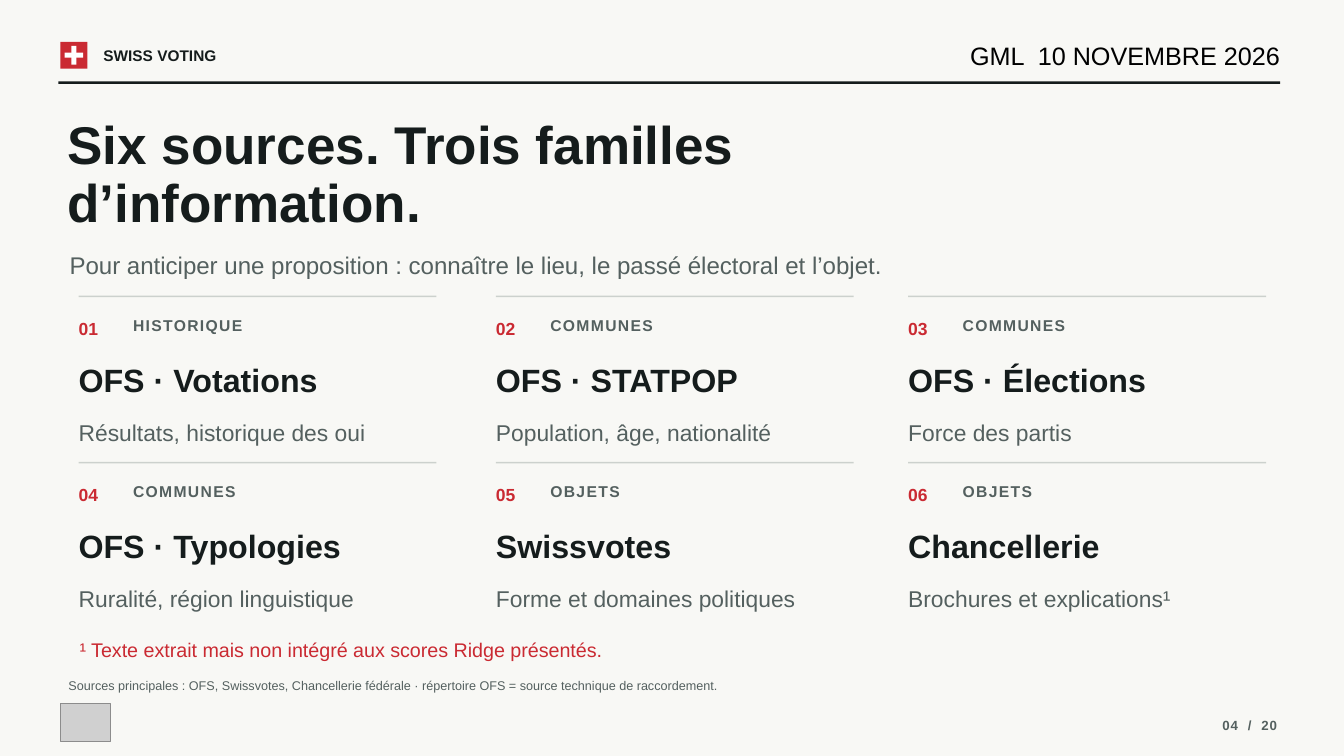
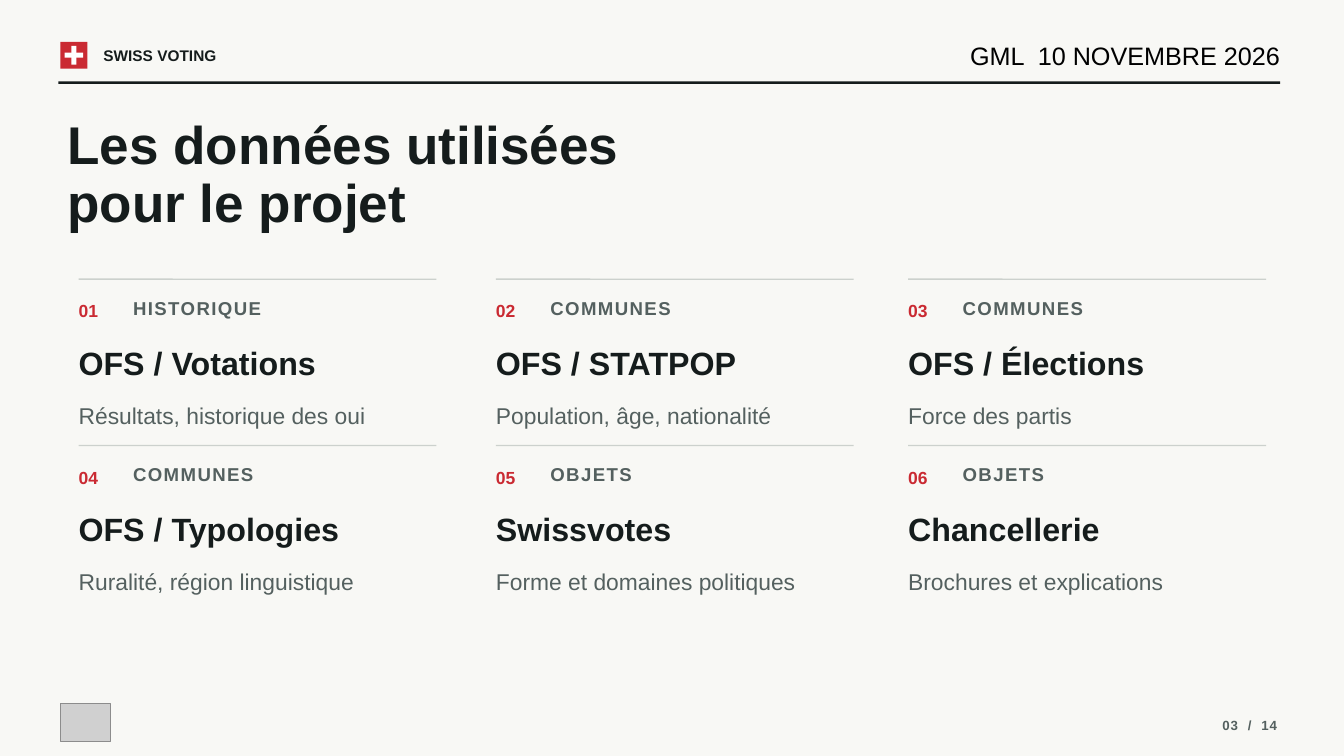
Before and after one commit to VictorGTheCoder/GML-Swiss-Voting, a slide deck: slide 3 of presentation/GML_Presentation.pptx (slide 4 before the commit). Drawn at 1344x756 pixels with LibreOffice and Linux fonts; fonts in the diff are those of the drawing; grey boxes stand for pictures. Boxes give left, top, right and bottom in pixels: in the first picture for what was removed or moved away, otherwise in the second. Text is boxed around its words. In the diff, an @@ line names an element or a change of style, - is before the commit and + after.

Commit message:
V3 powerpoint

```diff
--- a/presentation/GML_Presentation.pptx
+++ b/presentation/GML_Presentation.pptx
@@ text at (68,125,618,232): text changed @@
-Six sources. Trois familles
-d’information.
+Les données utilisées
+pour le projet
@@ text removed at (70,256,881,279) @@
-Pour anticiper une proposition : connaître le lieu, le passé électoral et l’objet.
@@ 6 texts: place and size @@
-6 texts at (79,320,1065,335)
+6 texts at (79,302,1083,319)
@@ text at (79,351,316,376): text changed @@
-OFS · Votations
+OFS / Votations
@@ text at (496,352,736,376): text changed @@
-OFS · STATPOP
+OFS / STATPOP
@@ text at (908,349,1144,376): text changed @@
-OFS · Élections
+OFS / Élections
@@ 13 texts, 6 lines: place and size @@
-13 texts, 6 lines at (79,296,1266,612)
+13 texts, 6 lines at (79,279,1266,595)
@@ size 11.2 to 13.3 pt in 6 elements at (133,302,261,319), (550,302,670,315), (963,302,1083,315), (133,468,253,481), (550,468,631,481), (963,468,1044,481) @@
@@ text at (79,517,340,547): text changed @@
-OFS · Typologies
+OFS / Typologies
@@ text at (908,573,1163,595): text changed @@
-Brochures et explications¹
+Brochures et explications
@@ text removed at (80,642,602,661) @@
-¹ Texte extrait mais non intégré aux scores Ridge présentés.
@@ text removed at (68,680,718,693) @@
-Sources principales : OFS, Swissvotes, Chancellerie fédérale · répertoire OFS = source technique de raccordement.
@@ text at (1222,721,1277,730): text changed @@
-04 / 20
+03 / 14
```
Also in this commit, not shown: 12 other slides changed, 7 slides removed, 1 other file.
